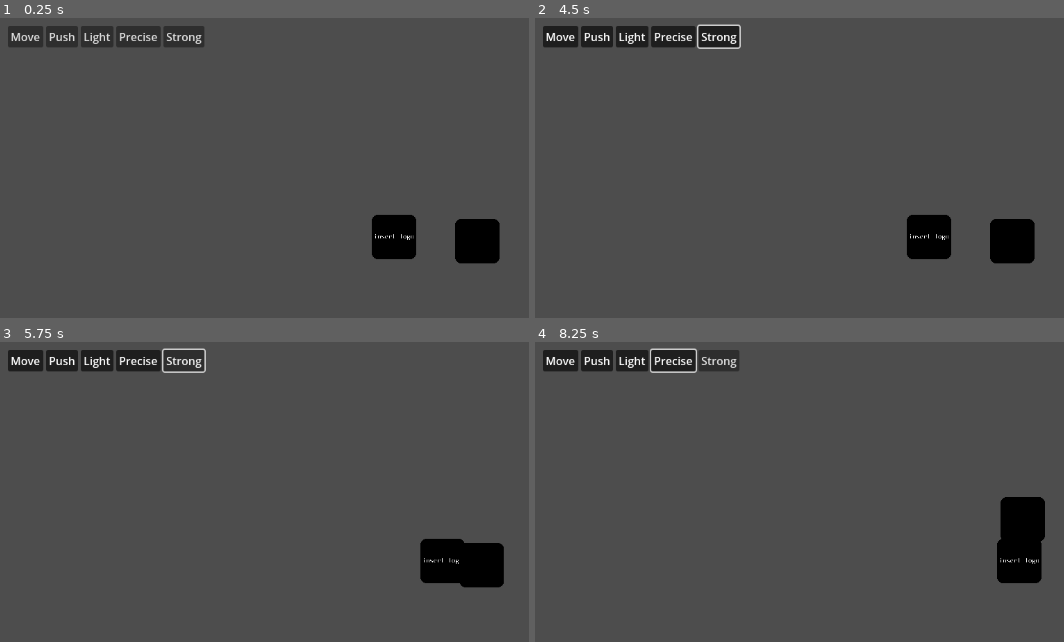
Above: before the commit, frames 1-4 (two rows, left to right).
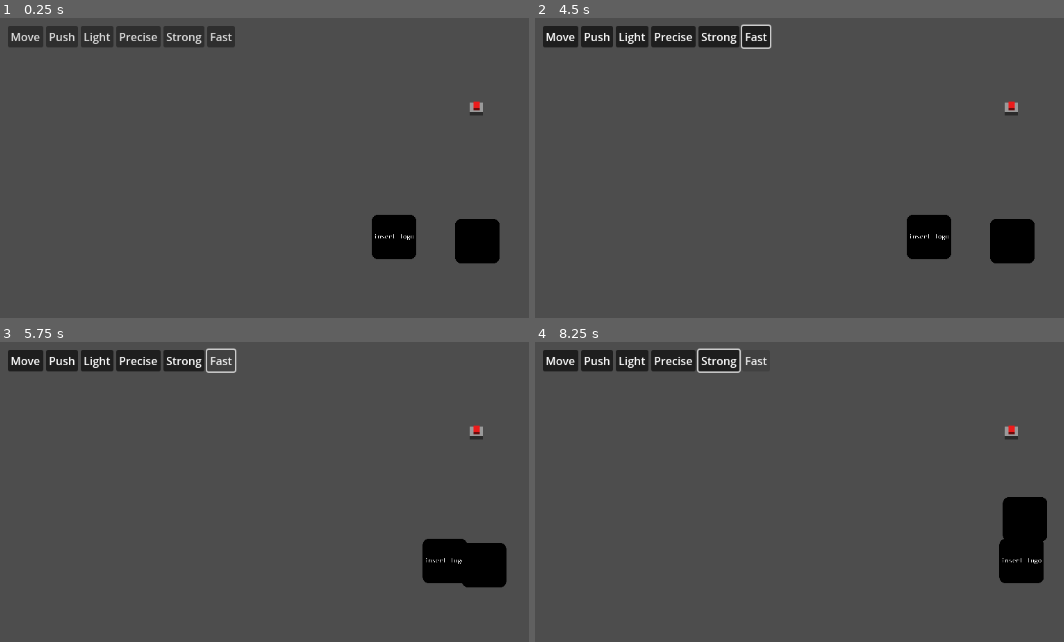
Above: after the commit, the same moments.

Repository: GeordieTomo/ludum-dare-58
Game: Godot game, scene res://environment/levels/test_level.tscn
Same seed, same stepped clock (60 frames per second), same inputs: the game is played once before the commit and once after it.
Inputs (mouse positions are in pixels of both pictures, inside the frame that each line leads up to):
- Up to frame 1 (0.25 s): no input
- Up to frame 2 (4.5 s): click "Move" at 0.5 s; click "Push" at 1.25 s; click "Light" at 2 s; click "Precise" at 2.75 s; click "Strong" at 3.5 s; click (757, 36) at 4.25 s, where only the run after the commit has a clickable "Fast"
- Up to frame 3 (5.75 s): tap Enter at 5 s; hold Right (right) from 5.03 s (still down); hold E (interact, bound only after the commit) from 5.03 s (still down)
- Up to frame 4 (8.25 s): release Right (right) at 5.78 s; release E (interact, bound only after the commit) at 5.78 s; hold Down (down) 5.78-6.53 s; tap E (interact, bound only after the commit) at 5.85, 7.35 s; hold Right (right) 6.53-7.28 s; hold E (interact, bound only after the commit) 6.53-7.28 s; hold Up (up) 7.28-8.03 s; hold Left (left) from 8.03 s (still down); hold E (interact, bound only after the commit) from 8.03 s (still down)

The runs differ from the first frame. In frame 1, 0.4% of the frame differs, in the area x 39-92%, y 2-33%; in frame 2, 0.7%; in frame 3, 0.7%; in frame 4, 0.9%, in the area x 21-97%, y 2-81%.

Commit message:
implement buttons
fixes #4

Diff:
--- /dev/null
+++ b/environment/button.gd
@@ -0,0 +1,68 @@
+extends Area2D
+
+@export var can_push_evaluation_words : Array[Enums.AllWords] = []
+
+var state : bool = false
+var player_in_range = false
+@onready var interaction_hint = %InteractionHint
+@onready var depressed_sprite = %Depressed
+@onready var pressed_sprite = %Pressed
+
+signal toggled(new_state: bool)
+
+func _ready():
+	set_state(false)
+	player_exited()
+	body_entered.connect(_body_entered)
+	body_exited.connect(_body_exited)
+	WordCloud.selected_words_changed.connect(update_text_hint)
+
+func _input(event):
+	if player_in_range:
+		if event.is_action_pressed("interact"):
+			try_press_button()
+
+func try_press_button():
+	if (can_push_button()):
+		toggle()
+		print_debug("button pressed: ", state)
+
+func can_push_button() -> bool:
+	return WordCloud.evaluate_score(can_push_evaluation_words) > 0.
+
+func toggle():
+	set_state(not state)
+	toggled.emit(state)
+
+func set_state(new_state):
+	state = new_state
+	pressed_sprite.visible = state
+	depressed_sprite.visible = not state
+
+func _body_entered(body: Node2D):
+	if body.is_in_group("player"):
+		player_entered()
+
+func _body_exited(body: Node2D):
+	if body.is_in_group("player"):
+		player_exited()
+
+func player_entered():
+	player_in_range = true
+	update_text_hint()
+
+func player_exited():
+	player_in_range = false
+	update_text_hint()
+
+func update_text_hint():
+	if player_in_range and can_push_button():
+		show_text_hint()
+	else:
+		hide_text_hint()
+
+func show_text_hint():
+	interaction_hint.visible = true
+
+func hide_text_hint():
+	interaction_hint.visible = false
--- /dev/null
+++ b/environment/button.tscn
@@ -0,0 +1,36 @@
+[gd_scene load_steps=5 format=3 uid="uid://073jjdq44xb5"]
+
+[ext_resource type="Script" uid="uid://cqfp8jkxhnoex" path="res://environment/button.gd" id="1_860eu"]
+[ext_resource type="Texture2D" uid="uid://dcjnkcb133s8s" path="res://textures/button_not_pressed.svg" id="2_t176f"]
+[ext_resource type="Texture2D" uid="uid://w2fp20csqkcm" path="res://textures/button_pressed.svg" id="3_xtkmh"]
+
+[sub_resource type="RectangleShape2D" id="RectangleShape2D_eanm7"]
+size = Vector2(120, 120)
+
+[node name="Button" type="Area2D"]
+collision_layer = 3
+collision_mask = 3
+script = ExtResource("1_860eu")
+can_push_evaluation_words = Array[int]([1])
+
+[node name="Depressed" type="Sprite2D" parent="."]
+unique_name_in_owner = true
+scale = Vector2(0.5, 0.5)
+texture = ExtResource("2_t176f")
+
+[node name="Pressed" type="Sprite2D" parent="."]
+unique_name_in_owner = true
+position = Vector2(0, 1)
+scale = Vector2(0.5, 0.5)
+texture = ExtResource("3_xtkmh")
+
+[node name="CollisionShape2D" type="CollisionShape2D" parent="."]
+shape = SubResource("RectangleShape2D_eanm7")
+
+[node name="InteractionHint" type="Label" parent="."]
+unique_name_in_owner = true
+offset_left = -45.0
+offset_top = -64.0
+offset_right = 49.0
+offset_bottom = -41.0
+text = "E to interact"
--- a/environment/levels/test_level.tscn
+++ b/environment/levels/test_level.tscn
@@ -1,13 +1,17 @@
-[gd_scene load_steps=3 format=3 uid="uid://d1njpdc420slk"]
+[gd_scene load_steps=4 format=3 uid="uid://d1njpdc420slk"]
 
 [ext_resource type="PackedScene" uid="uid://c4vun81r65hwg" path="res://environment/player/player.tscn" id="1_wv683"]
 [ext_resource type="PackedScene" uid="uid://3l07hsqs21m1" path="res://environment/rock.tscn" id="2_eanm7"]
+[ext_resource type="PackedScene" uid="uid://073jjdq44xb5" path="res://environment/button.tscn" id="3_wv683"]
 
 [node name="TestLevel" type="Node2D"]
 
-[node name="player" parent="." instance=ExtResource("1_wv683")]
+[node name="player" parent="." groups=["player"] instance=ExtResource("1_wv683")]
 collision_layer = 2
 collision_mask = 3
 
 [node name="Rock" parent="." instance=ExtResource("2_eanm7")]
 position = Vector2(120, 6)
+
+[node name="Button" parent="." instance=ExtResource("3_wv683")]
+position = Vector2(119, -185)
--- a/environment/player/character_controller.gd
+++ b/environment/player/character_controller.gd
@@ -1,7 +1,7 @@
 extends CharacterBody2D
 
 # 100 pixels per second
-const BASE_MOVE_SPEED = 300.
+const BASE_MOVE_SPEED = 500.
 # move speed multiplier
 var move_speed : float = 1.
 var can_move : bool = false
--- a/environment/rock.gd
+++ b/environment/rock.gd
@@ -9,4 +9,4 @@
 	if WordCloud.evaluate_score(can_move_evaluation_words) > 0.:
 		collision_layer = int(1) << 2
 	else:
-		collision_layer = int(1) << 1
+		collision_layer = int(1) << 0
--- a/project.godot
+++ b/project.godot
@@ -30,6 +30,10 @@
 window/stretch/mode="viewport"
 window/stretch/aspect="expand"
 
+[global_group]
+
+player=""
+
 [input]
 
 left={
@@ -56,3 +60,8 @@
 , Object(InputEventKey,"resource_local_to_scene":false,"resource_name":"","device":-1,"window_id":0,"alt_pressed":false …(183 unchanged characters)…
 ]
 }
+interact={
+"deadzone": 0.2,
+"events": [Object(InputEventKey,"resource_local_to_scene":false,"resource_name":"","device":-1,"window_id":0,"alt_pressed":false,"shift_pressed":false,"ctrl_pressed":false,"meta_pressed":false,"pressed":false,"keycode":0,"physical_keycode":69,"key_label":0,"unicode":101,"location":0,"echo":false,"script":null)
+]
+}
--- /dev/null
+++ b/textures/button_not_pressed.svg
@@ -0,0 +1,63 @@
+<?xml version="1.0" encoding="UTF-8" standalone="no"?>
+<!-- Created with Inkscape (http://www.inkscape.org/) -->
+
+<svg
+   width="9.999999mm"
+   height="10.678903mm"
+   viewBox="0 0 9.999999 10.678903"
+   version="1.1"
+   id="svg1"
+   xmlns:inkscape="http://www.inkscape.org/namespaces/inkscape"
+   xmlns:sodipodi="http://sodipodi.sourceforge.net/DTD/sodipodi-0.dtd"
+   xmlns="http://www.w3.org/2000/svg"
+   xmlns:svg="http://www.w3.org/2000/svg">
+  <sodipodi:namedview
+     id="namedview1"
+     pagecolor="#ffffff"
+     bordercolor="#666666"
+     borderopacity="1.0"
+     inkscape:showpageshadow="2"
+     inkscape:pageopacity="0.0"
+     inkscape:pagecheckerboard="0"
+     inkscape:deskcolor="#d1d1d1"
+     inkscape:document-units="mm" />
+  <defs
+     id="defs1" />
+  <g
+     inkscape:label="Layer 1"
+     inkscape:groupmode="layer"
+     id="layer1"
+     transform="translate(-33.288873,-77.751547)">
+    <rect
+       style="fill:#2a2a2a;fill-opacity:1;stroke-width:0.140593;stroke-linecap:round;stroke-linejoin:round"
+       id="rect1-3"
+       width="10"
+       height="2.7424567"
+       x="33.288872"
+       y="85.687988"
+       inkscape:export-filename="button_not_pressed.svg"
+       inkscape:export-xdpi="300"
+       inkscape:export-ydpi="300" />
+    <rect
+       style="fill:#9a9a9a;fill-opacity:1;stroke-width:0.490105;stroke-linecap:round;stroke-linejoin:round"
+       id="rect2-0"
+       width="10"
+       height="7.1395946"
+       x="33.288872"
+       y="78.548393" />
+    <rect
+       style="fill:#6b0c0c;fill-opacity:1;stroke-width:0.272179;stroke-linecap:round;stroke-linejoin:round"
+       id="rect2-6-2"
+       width="4.6537743"
+       height="4.7314906"
+       x="35.961987"
+       y="79.752441" />
+    <rect
+       style="fill:#ec1b1b;fill-opacity:1;stroke-width:0.272179;stroke-linecap:round;stroke-linejoin:round"
+       id="rect2-6-2-2"
+       width="4.6537743"
+       height="4.7314906"
+       x="35.961987"
+       y="77.751541" />
+  </g>
+</svg>
--- /dev/null
+++ b/textures/button_pressed.svg
@@ -0,0 +1,63 @@
+<?xml version="1.0" encoding="UTF-8" standalone="no"?>
+<!-- Created with Inkscape (http://www.inkscape.org/) -->
+
+<svg
+   width="10.000001mm"
+   height="9.8820524mm"
+   viewBox="0 0 10.000001 9.8820524"
+   version="1.1"
+   id="svg1"
+   xmlns:inkscape="http://www.inkscape.org/namespaces/inkscape"
+   xmlns:sodipodi="http://sodipodi.sourceforge.net/DTD/sodipodi-0.dtd"
+   xmlns="http://www.w3.org/2000/svg"
+   xmlns:svg="http://www.w3.org/2000/svg">
+  <sodipodi:namedview
+     id="namedview1"
+     pagecolor="#ffffff"
+     bordercolor="#666666"
+     borderopacity="1.0"
+     inkscape:showpageshadow="2"
+     inkscape:pageopacity="0.0"
+     inkscape:pagecheckerboard="0"
+     inkscape:deskcolor="#d1d1d1"
+     inkscape:document-units="mm" />
+  <defs
+     id="defs1" />
+  <g
+     inkscape:label="Layer 1"
+     inkscape:groupmode="layer"
+     id="layer1"
+     transform="translate(-18.998696,-78.548391)">
+    <rect
+       style="fill:#2a2a2a;fill-opacity:1;stroke-width:0.140593;stroke-linecap:round;stroke-linejoin:round"
+       id="rect1"
+       width="10"
+       height="2.7424567"
+       x="18.998695"
+       y="85.687988"
+       inkscape:export-filename="button_pressed.svg"
+       inkscape:export-xdpi="300"
+       inkscape:export-ydpi="300" />
+    <rect
+       style="fill:#9a9a9a;fill-opacity:1;stroke-width:0.490105;stroke-linecap:round;stroke-linejoin:round"
+       id="rect2"
+       width="10"
+       height="7.1395946"
+       x="18.998695"
+       y="78.548393" />
+    <rect
+       style="fill:#13a534;fill-opacity:1;stroke-width:0.272179;stroke-linecap:round;stroke-linejoin:round"
+       id="rect2-6"
+       width="4.6537743"
+       height="4.7314906"
+       x="21.671808"
+       y="79.752441" />
+    <rect
+       style="fill:#1bec4b;fill-opacity:1;stroke-width:0.272179;stroke-linecap:round;stroke-linejoin:round"
+       id="rect2-6-1"
+       width="4.6537743"
+       height="4.7314906"
+       x="21.671808"
+       y="79.332405" />
+  </g>
+</svg>
--- a/word_cloud/word_cloud_scene.tscn
+++ b/word_cloud/word_cloud_scene.tscn
@@ -13,7 +13,7 @@
 grow_horizontal = 2
 grow_vertical = 2
 script = ExtResource("1_y24nb")
-words_that_can_be_used = Array[int]([0, 1, 2, 3, 4])
+words_that_can_be_used = Array[int]([0, 1, 2, 3, 4, 6])
 
 [node name="MarginContainer" type="MarginContainer" parent="."]
 layout_mode = 1
Not shown, added: environment/button.gd.uid
Not shown, added: textures/button_not_pressed.svg.import
Not shown, added: textures/button_pressed.svg.import
